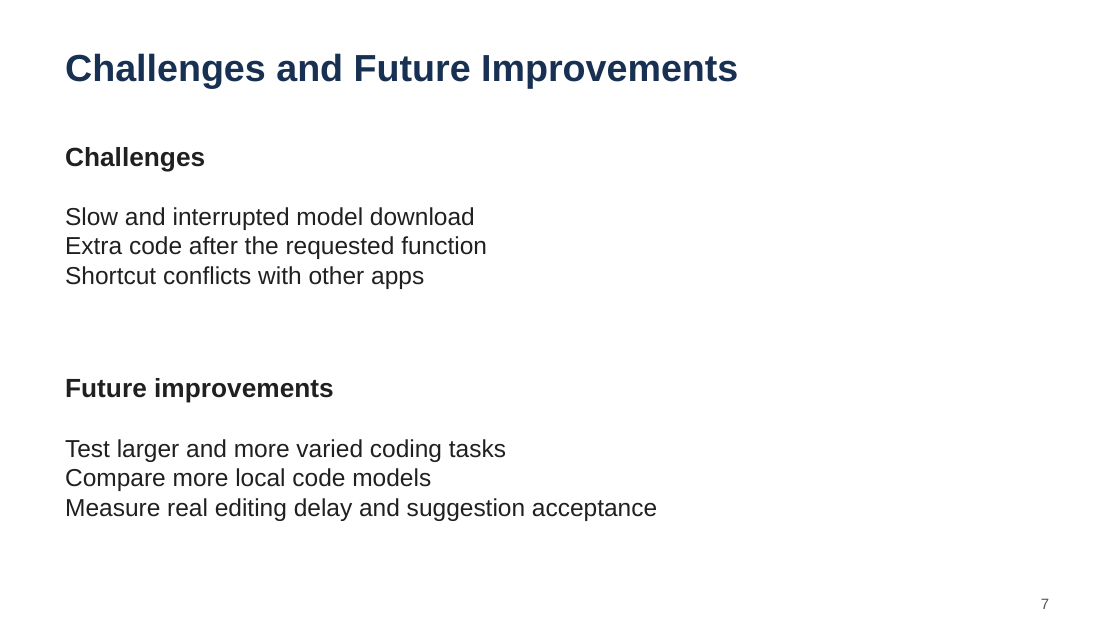
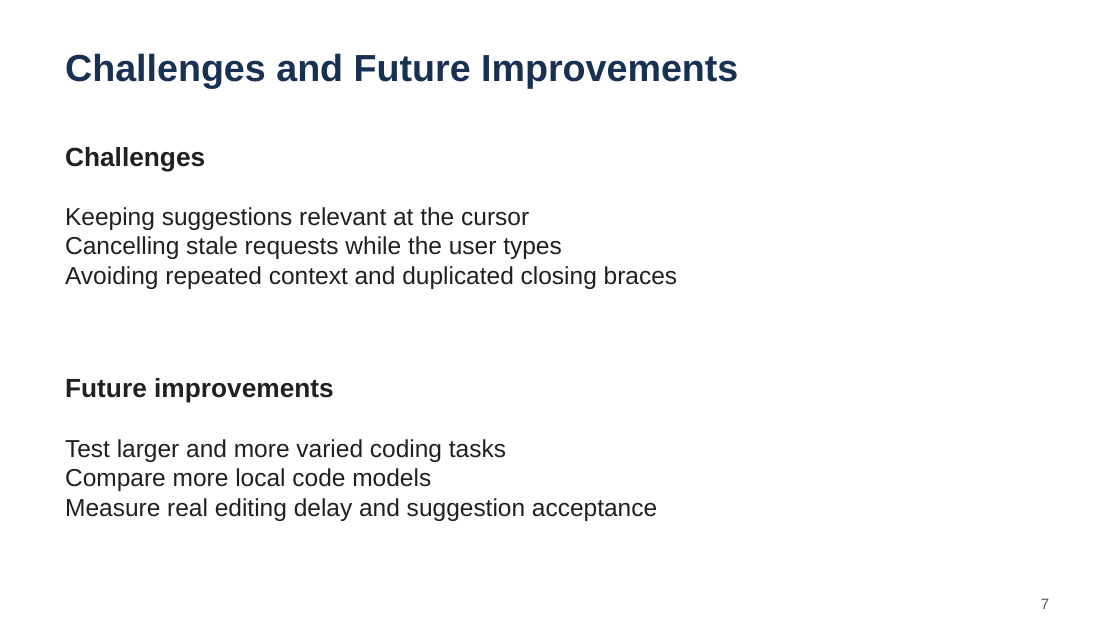
Before and after one commit to Soorya-Ray/VS_helper, a slide deck: slide 7 of docs/VSHelper_VS_helper_Presentation.pptx. Drawn at 1120x630 pixels with LibreOffice and Linux fonts; fonts in the diff are those of the drawing. Boxes give left, top, right and bottom in pixels: in the first picture for what was removed or moved away, otherwise in the second. Text is boxed around its words. In the diff, an @@ line names an element or a change of style, - is before the commit and + after.

```diff
--- a/docs/VSHelper_VS_helper_Presentation.pptx
+++ b/docs/VSHelper_VS_helper_Presentation.pptx
@@ text at box(65, 207, 678, 289): text changed @@
-Slow and interrupted model download
-Extra code after the requested function
-Shortcut conflicts with other apps
+Keeping suggestions relevant at the cursor
+Cancelling stale requests while the user types
+Avoiding repeated context and duplicated closing braces
```
Also in this commit, not shown: 10 other files.
